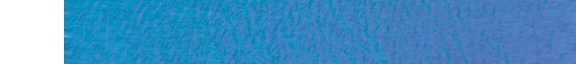
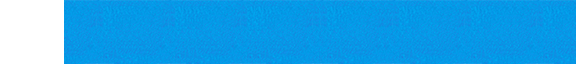
Before/after of a 576x64 layered artwork. What changed in the layer stack:
added layer "Layer 5" above "Layer 4" over 320, 0, 384, 64
renamed "Layer 2" to "Layer 4", moved it above "Layer 3", painted on it over 256, 0, 320, 64
added layer "Layer 3" above "Layer 2" over 192, 0, 256, 64
added layer "Layer 2" above "Layer 8" over 128, 0, 192, 64
added layer "Layer 8" above "Layer 7" over 512, 0, 576, 64
added layer "Layer 7" above "Layer 6" over 448, 0, 512, 64
added layer "Layer 6" above "Layer 1" over 384, 0, 448, 64
painted on "Layer 1" over 64, 0, 576, 64
